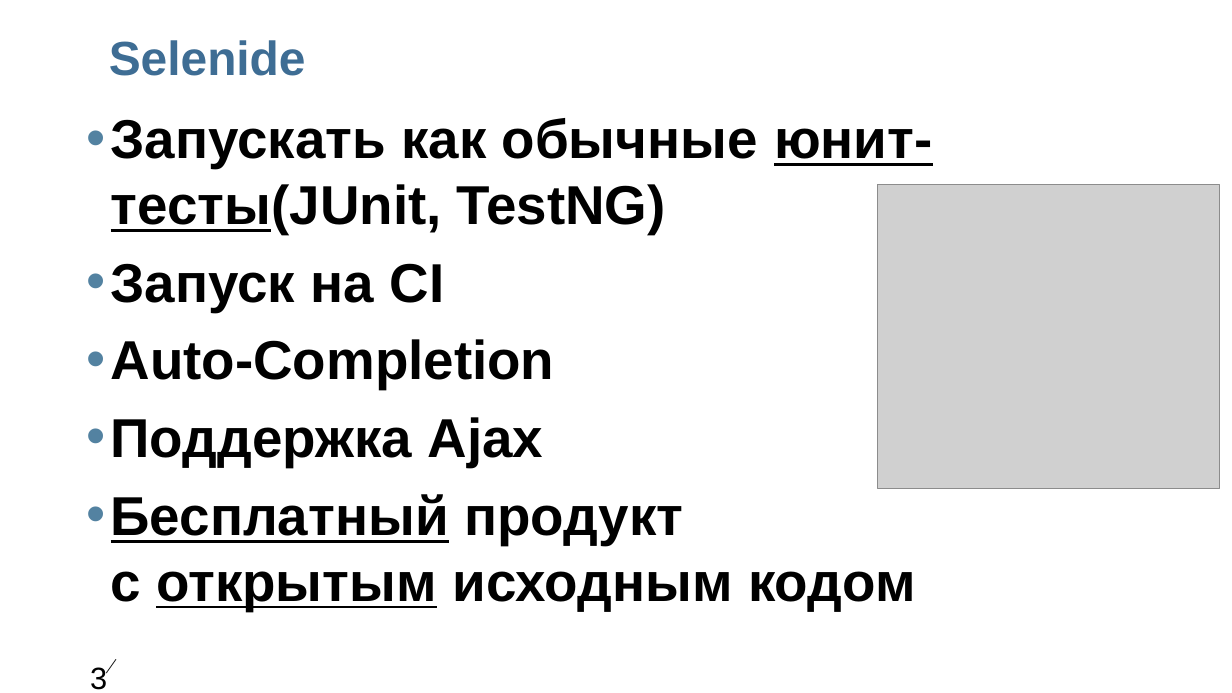
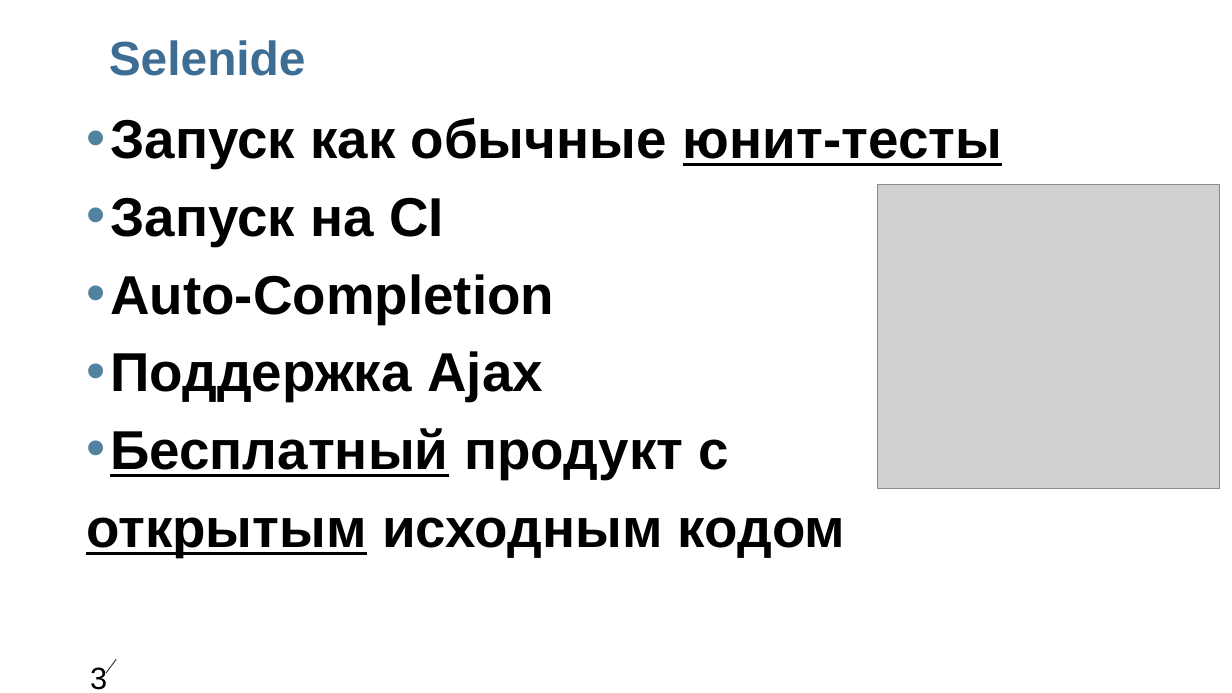
Before and after one commit to livekazan/unitUITest, a slide deck: slide 34 of Unit_UI_Test.ppt. Drawn at 1232x693 pixels with LibreOffice and Linux fonts; fonts in the diff are those of the drawing; grey boxes stand for pictures; background and template pictures are left out. Boxes give left, top, right and bottom in pixels: in the first picture for what was removed or moved away, otherwise in the second. Text is boxed around its words. In the diff, an @@ line names an element or a change of style, - is before the commit and + after.

```diff
--- a/Unit_UI_Test.ppt
+++ b/Unit_UI_Test.ppt
@@ free "Запуск как обычные юнит-тесты" resized from (x1=86, y1=105, x2=956, y2=652) to (x1=86, y1=105, x2=1158, y2=652) @@
@@ text in free at (x1=110, y1=118, x2=1002, y2=168): text changed @@
-• Запускать как обычные юнит-тесты(JUnit, TestNG)
+• Запуск как обычные юнит-тесты
@@ text in free at (x1=86, y1=428, x2=845, y2=557): text changed @@
-• Бесплатный продукт с открытым исходным кодом
+• Бесплатный продукт с
+открытым исходным кодом
```
Also in this commit, not shown: 11 other slides changed.
